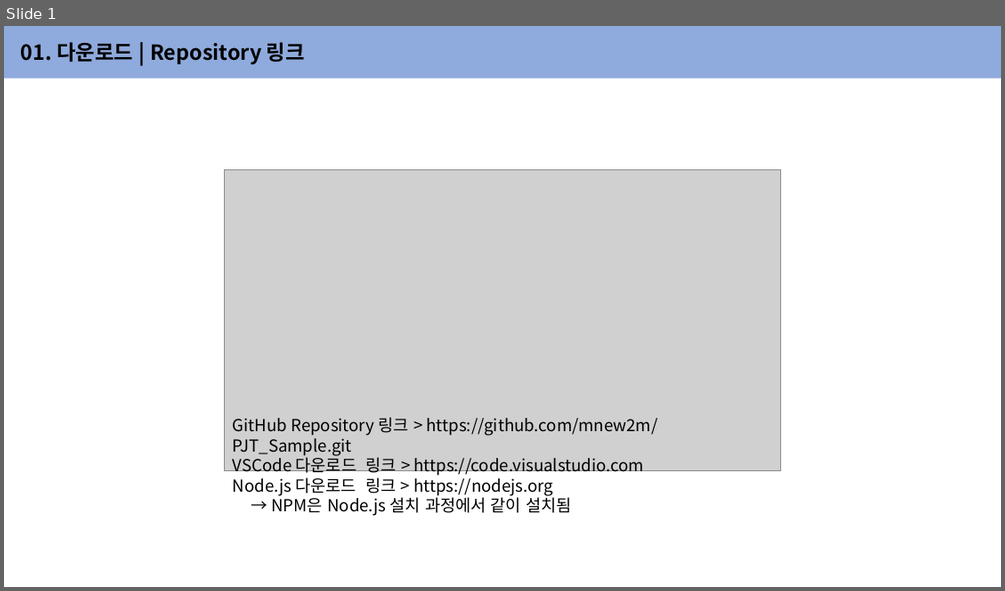
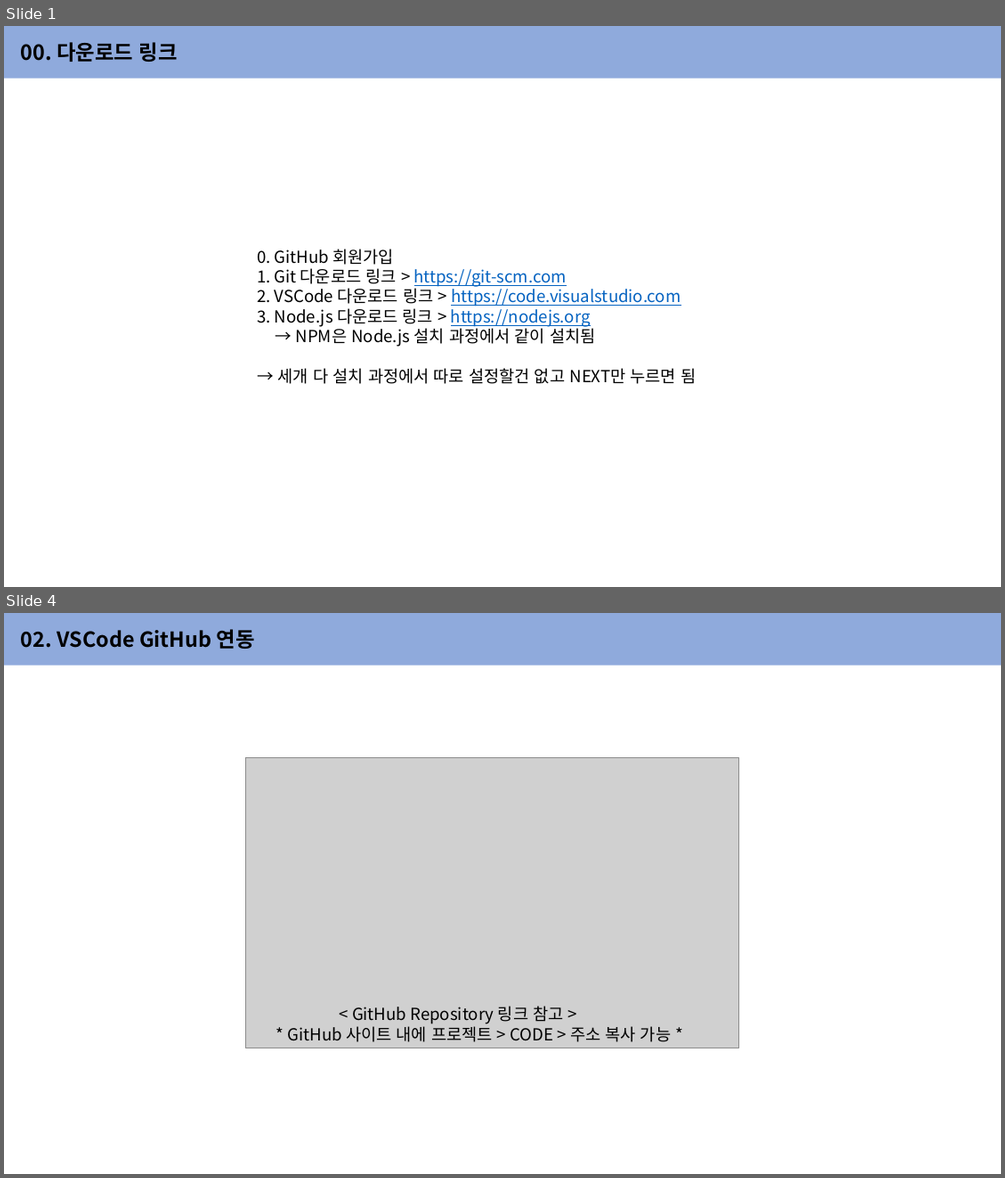
Before and after one commit to mnew2m/MC_Framework, a slide deck: Setting/VSCode Setting.pptx. Shown one above the other, each under a label of ours: slide 1 before the commit, slides 1 and 4 after it; the slides between them are not shown. The pictures are 1005x591 and 1005x1178 pixels, drawn with LibreOffice and Linux fonts; fonts in the diff are those of the drawing; grey boxes stand for pictures. Boxes give left, top, right and bottom in pixels: in the first picture for what was removed or moved away, otherwise in the second. Text is boxed around its words. In the diff, an @@ line names an element or a change of style, - is before the commit and + after.

```diff
--- a/Setting/VSCode Setting.pptx
+++ b/Setting/VSCode Setting.pptx
@@ slide 4 added at (x1=4, y1=613, x2=1001, y2=1174), background #FFFFFF @@
@@ rectangle added at (x1=4, y1=613, x2=1001, y2=666), fill #8FAADC, 20 pt, text #000000, bold @@
+02. VSCode GitHub 연동
@@ picture added at (x1=245, y1=757, x2=738, y2=1048) @@
@@ text added at (x1=288, y1=1005, x2=671, y2=1042), 16 pt, text #000000 @@
+< GitHub Repository 링크 참고 >
+* GitHub 사이트 내에 프로젝트 > CODE > 주소 복사 가능 *
@@ slide 1 changed as well @@
@@ text in rectangle at (x1=21, y1=42, x2=178, y2=62): text changed @@
-01. 다운로드 | Repository 링크
+00. 다운로드 링크
@@ picture removed at (x1=225, y1=169, x2=780, y2=471) @@
@@ text "0. GitHub 회원가입" moved from (x1=233, y1=417, x2=658, y2=513) to (x1=257, y1=248, x2=696, y2=384) @@
@@ text at (x1=257, y1=248, x2=680, y2=327): text changed; text colour #000000 to #0563C1 @@
-GitHub Repository 링크 > https://github.com/mnew2m/PJT_Sample.git
-VSCode 다운로드 링크 > https://code.visualstudio.com
-Node.js 다운로드 링크 > https://nodejs.org
+0. GitHub 회원가입
+1. Git 다운로드 링크 > https://git-scm.com
+2. VSCode 다운로드 링크 > https://code.visualstudio.com
+3. Node.js 다운로드 링크 > https://nodejs.org
@@ text at (x1=278, y1=368, x2=696, y2=384): paragraph added @@
+→ 세개 다 설치 과정에서 따로 설정할건 없고 NEXT만 누르면 됨
```
Also in this commit, not shown: 2 other slides changed, 3 other slides added.
